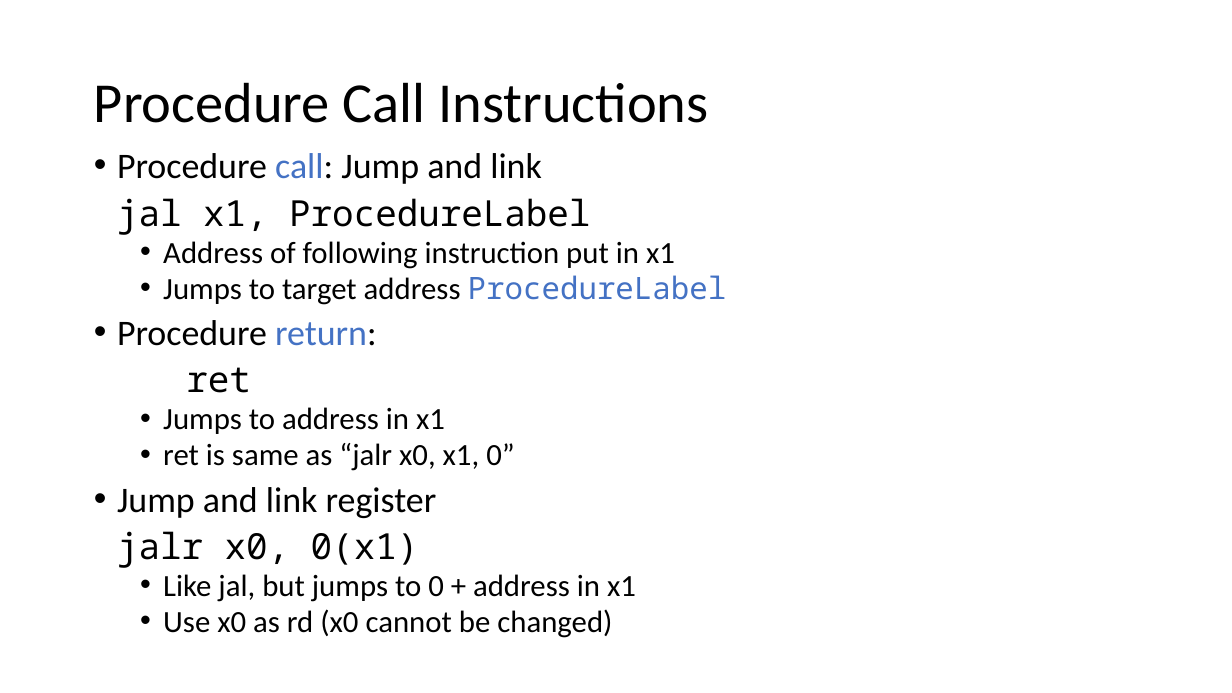
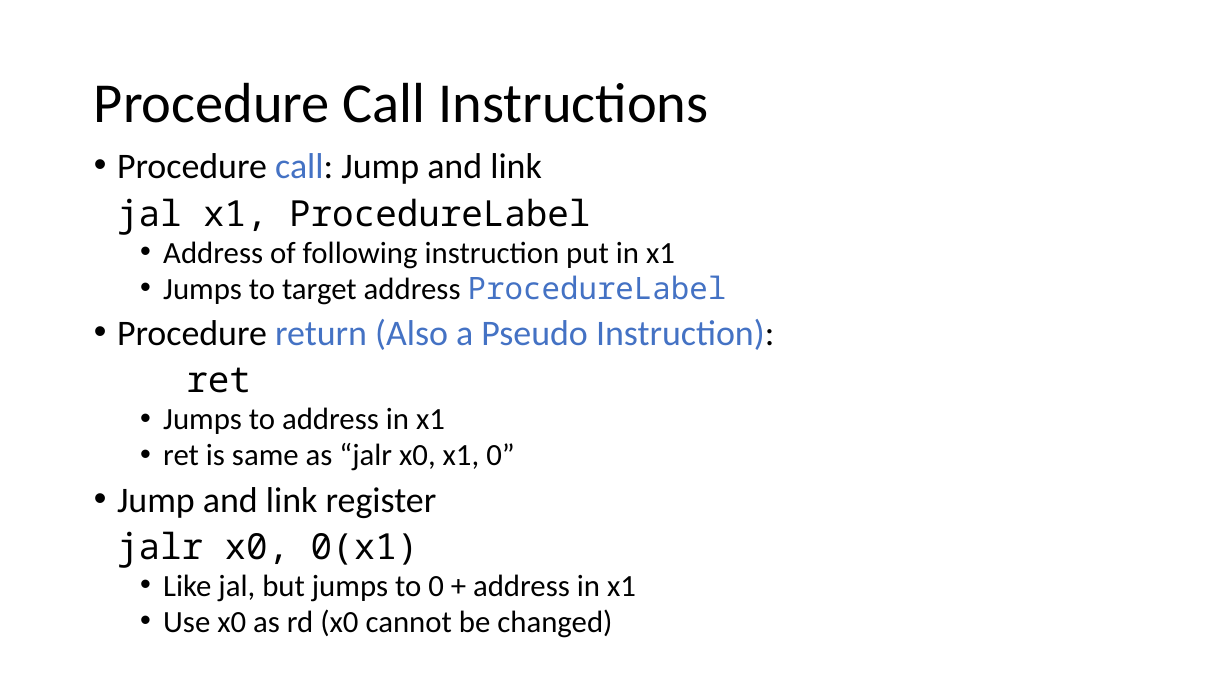
Before and after one commit to PG-DESD/CDAC_Sharing_Data, a slide deck: slide 61 of Microprocessor/TheoryLectures/RISC-V_Theory.pptx. Drawn at 1232x693 pixels with LibreOffice and Linux fonts; fonts in the diff are those of the drawing. Boxes give left, top, right and bottom in pixels: in the first picture for what was removed or moved away, otherwise in the second. Text is boxed around its words. In the diff, an @@ line names an element or a change of style, - is before the commit and + after.

```diff
--- a/Microprocessor/TheoryLectures/RISC-V_Theory.pptx
+++ b/Microprocessor/TheoryLectures/RISC-V_Theory.pptx
@@ text at <box>117,319,774,350</box>: text changed; text colour #000000 to #4472C4 @@
-• Procedure return:
+• Procedure return (Also a Pseudo Instruction):
```
Also in this commit, not shown: 1 other file.
